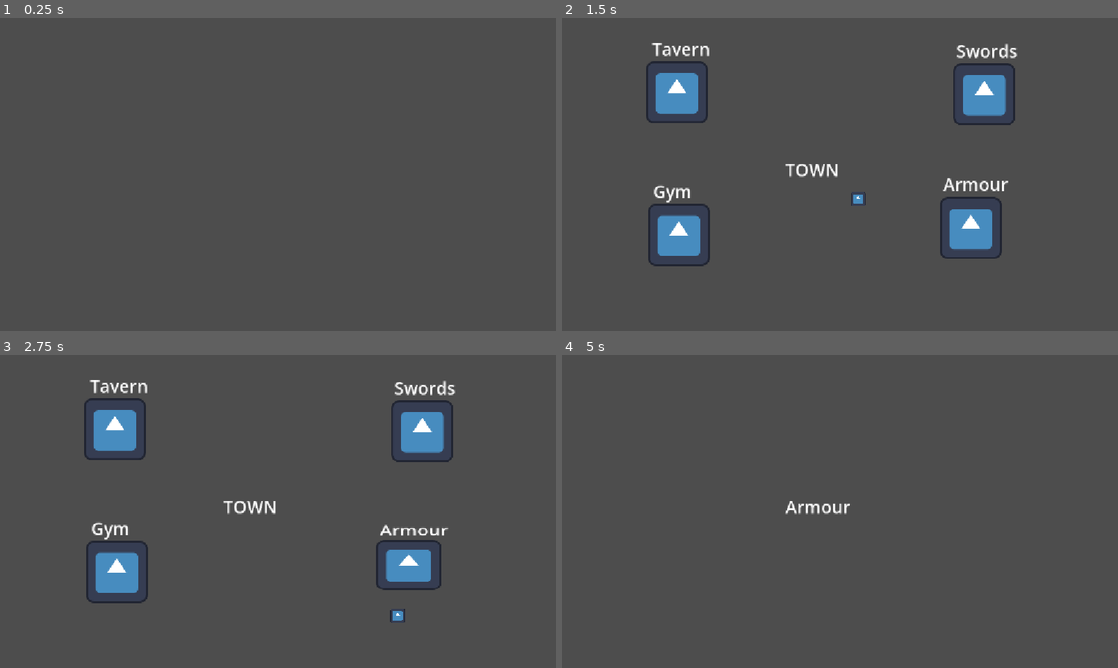
Above: before the commit, frames 1-4 (two rows, left to right).
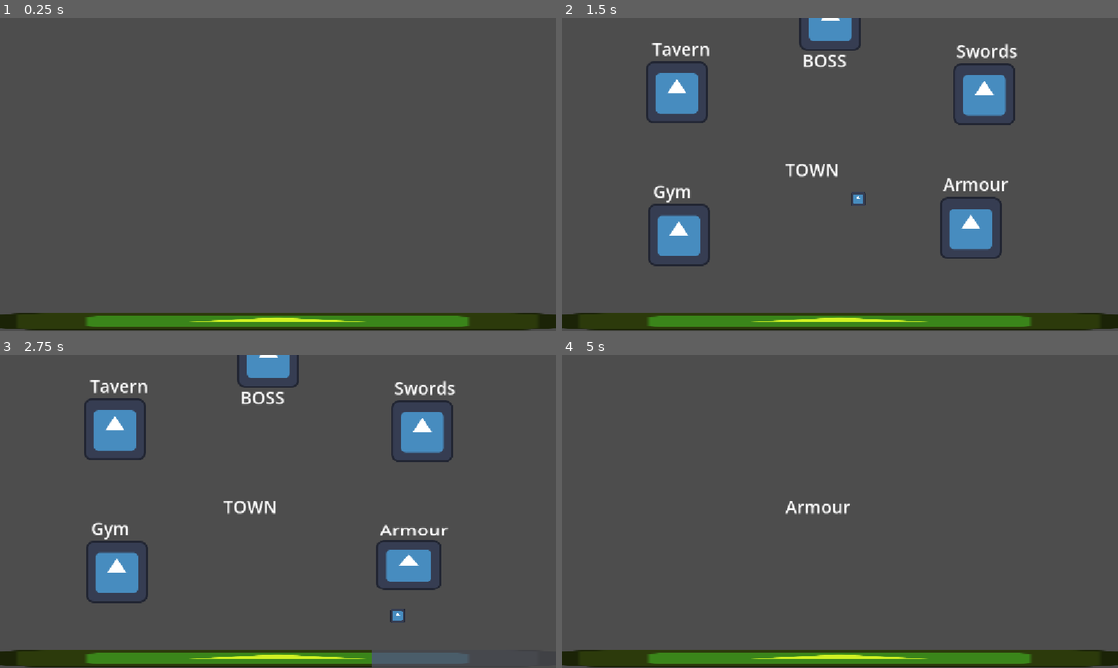
Above: after the commit, the same moments.

Repository: piotrjurga/gmtk26
Game: Godot game, scene res://scenes/main.tscn
Two runs of this game, one before a commit and one after it. Both use one fixed random seed, a clock stepped at 60 frames per second and the inputs below. The engine's default icon, where the game draws it, is replaced by a stand-in: a white triangle on a blue panel in a dark square.
Inputs:
- Up to frame 1 (0.25 s): no input
- Up to frame 2 (1.5 s): tap Enter at 0.5 s; hold D (right) 0.53-1.28 s; hold S (down) from 1.28 s (still down)
- Up to frame 3 (2.75 s): release S (down) at 2.03 s; hold D (right) from 2.03 s (still down)
- Up to frame 4 (5 s): release D (right) at 2.78 s; hold W (up) 2.78-3.53 s; hold A (left) from 3.53 s (still down)

The runs differ from the first frame. In frame 1, 5.5% of the frame differs, in the area x 0-100%, y 94-100%; in frame 2, 6.4%, in the area x 0-100%, y 0-100%; in frame 3, 5.2%; in frame 4, 5.5%.

Commit message:
basic progress bar, move scene end management to scene

Diff:
--- a/managers/ScenesManager.gd
+++ b/managers/ScenesManager.gd
@@ -10,20 +10,21 @@
 var current_scene : Scene
 
 func _ready():
-    Signals.tick.connect(pick_new_scene)
+    Signals.scene_ended.connect(pick_new_scene)
+    Signals.tick.connect(new_game)
 
-func pick_new_scene(current_tick):
-    if current_scene == null:
-        change_scene(town)
-        return
-
-    if current_tick == 1:
-        change_scene(current_scene.next_scene())
-
+func pick_new_scene():
+    change_scene(current_scene.next_scene())
 
 func change_scene(new_scene : PackedScene):
+    Signals.progress_bar_set.emit(100.0)
     if current_scene:
         current_scene.queue_free()
     current_scene = new_scene.instantiate()
 
     get_tree().root.add_child(current_scene)
+
+func new_game(current_tick : int):
+    if current_scene == null:
+        Signals.tick.disconnect(new_game)
+        change_scene(town)
--- a/scenes/boss/boss.gd
+++ b/scenes/boss/boss.gd
@@ -1 +1,16 @@
 extends Scene
+
+var last_tick_count : int = 0
+var max_last_tick_count : int = 2
+
+func tick(current_tick : int):
+    if self != ScenesManager.current_scene:
+        return
+    if current_tick == 1:
+        last_tick_count += 1
+
+    if last_tick_count == max_last_tick_count:
+        Signals.scene_ended.emit()
+    else:
+        progress -= 100.0 / 7
+        Signals.progress_bar_set.emit(progress)
--- a/scenes/main.tscn
+++ b/scenes/main.tscn
@@ -2,8 +2,11 @@
 
 [ext_resource type="Script" uid="uid://c8rjmu4qg65n" path="res://scenes/main.gd" id="1_o5qli"]
 [ext_resource type="PackedScene" uid="uid://d4n4p73nbmwg2" path="res://managers/RythmManager.tscn" id="2_0wfyh"]
+[ext_resource type="PackedScene" uid="uid://3mowualejyn3" path="res://ui/ui.tscn" id="3_sugp2"]
 
 [node name="Main" type="Node2D" unique_id=878863177]
 script = ExtResource("1_o5qli")
 
 [node name="RythmManager" parent="." unique_id=82670960 instance=ExtResource("2_0wfyh")]
+
+[node name="UI" parent="." unique_id=1876686818 instance=ExtResource("3_sugp2")]
--- a/scenes/scene.gd
+++ b/scenes/scene.gd
@@ -1,4 +1,18 @@
 class_name Scene extends Node
+
+var progress : float = 100.0
+
+func _ready():
+    Signals.tick.connect(tick)
+
+func tick(current_tick : int):
+    if self != ScenesManager.current_scene:
+        return
+    if current_tick == 1:
+        Signals.scene_ended.emit()
+    else:
+        progress -= 100.0 / 3
+        Signals.progress_bar_set.emit(progress)
 
 func next_scene() -> PackedScene:
     return ScenesManager.town
--- a/scenes/town/place.gd
+++ b/scenes/town/place.gd
@@ -1,6 +1,6 @@
 class_name TownPlace extends Sprite2D
 
-enum Places {Tavern, Gym, Swords, Armour, Street}
+enum Places {Tavern, Gym, Swords, Armour, Street, Boss}
 
 @export var place : Places
 @export var area : Area2D
--- a/scenes/town/town.gd
+++ b/scenes/town/town.gd
@@ -3,6 +3,7 @@
 var picked_place : TownPlace.Places = TownPlace.Places.Street
 
 func _ready():
+    super._ready()
     Signals.place_picked.connect(place_picked)
 
 func place_picked(place : TownPlace.Places):
@@ -18,6 +19,8 @@
             return ScenesManager.sword
         TownPlace.Places.Armour:
             return ScenesManager.armour
+        TownPlace.Places.Boss:
+            return ScenesManager.boss
         TownPlace.Places.Street:
             return ScenesManager.town
     return ScenesManager.town
--- a/scenes/town/town.tscn
+++ b/scenes/town/town.tscn
@@ -32,7 +32,7 @@
 position = Vector2(524, 315)
 collision_layer = 3
 script = ExtResource("1_n11nm")
-places = [NodePath("../tavern"), NodePath("../gym"), NodePath("../swords"), NodePath("../armour")]
+places = [NodePath("../tavern"), NodePath("../gym"), NodePath("../swords"), NodePath("../armour"), NodePath("../boss")]
 
 [node name="CollisionShape2D" type="CollisionShape2D" parent="CharacterBody2D" unique_id=1853602988]
 shape = SubResource("CircleShape2D_gxi48")
@@ -65,6 +65,33 @@
 [node name="StaticBody2D" type="StaticBody2D" parent="tavern" unique_id=1230259048]
 
 [node name="CollisionShape2D" type="CollisionShape2D" parent="tavern/StaticBody2D" unique_id=1709260584]
+shape = SubResource("RectangleShape2D_1k5f7")
+
+[node name="boss" type="Sprite2D" parent="." unique_id=2089304625 node_paths=PackedStringArray("area")]
+position = Vector2(556, 4)
+texture = ExtResource("2_gxugk")
+script = ExtResource("4_8b7wv")
+place = 5
+area = NodePath("Area2D")
+
+[node name="Label2" type="Label" parent="boss" unique_id=970659078]
+offset_left = -58.0
+offset_top = 59.0
+offset_right = 62.0
+offset_bottom = 109.0
+text = "BOSS"
+label_settings = SubResource("LabelSettings_vaf5k")
+
+[node name="Area2D" type="Area2D" parent="boss" unique_id=1128077246]
+collision_layer = 0
+collision_mask = 2
+
+[node name="CollisionShape2D" type="CollisionShape2D" parent="boss/Area2D" unique_id=1090330688]
+shape = SubResource("RectangleShape2D_gxi48")
+
+[node name="StaticBody2D" type="StaticBody2D" parent="boss" unique_id=869611807]
+
+[node name="CollisionShape2D" type="CollisionShape2D" parent="boss/StaticBody2D" unique_id=840313698]
 shape = SubResource("RectangleShape2D_1k5f7")
 
 [node name="gym" type="Sprite2D" parent="." unique_id=656405833 node_paths=PackedStringArray("area")]
--- a/scripts/signals.gd
+++ b/scripts/signals.gd
@@ -3,6 +3,8 @@
 # clock
 signal tick(current_tick : int)
 signal last_tick()
+signal scene_ended()
+signal progress_bar_set(value : float)
 
 # town
 signal place_picked(place : TownPlace.Places)
--- /dev/null
+++ b/ui/progress_bar.gd
@@ -0,0 +1,11 @@
+extends ProgressBar
+
+
+# Called when the node enters the scene tree for the first time.
+func _ready():
+    pass # Replace with function body.
+
+
+# Called every frame. 'delta' is the elapsed time since the previous frame.
+func _process(delta):
+    pass
--- /dev/null
+++ b/ui/texture_progress_bar.gd
@@ -0,0 +1,9 @@
+extends TextureProgressBar
+
+
+func _ready():
+    Signals.progress_bar_set.connect(progress_bar_set)
+
+
+func progress_bar_set(new_value : float):
+    value = new_value
--- a/ui/ui.tscn
+++ b/ui/ui.tscn
@@ -1,4 +1,7 @@
 [gd_scene format=3 uid="uid://3mowualejyn3"]
+
+[ext_resource type="Texture2D" uid="uid://nruu7s0ldr2d" path="res://icon.svg" id="1_ks8t7"]
+[ext_resource type="Script" uid="uid://deymo0jeo3fgy" path="res://ui/texture_progress_bar.gd" id="2_wl5ax"]
 
 [node name="UI" type="Control" unique_id=1876686818]
 layout_mode = 3
@@ -8,8 +11,16 @@
 grow_horizontal = 2
 grow_vertical = 2
 
-[node name="ProgressBar" type="ProgressBar" parent="." unique_id=803650067]
+[node name="TextureProgressBar" type="TextureProgressBar" parent="." unique_id=1559931399]
 layout_mode = 0
-offset_right = 1153.0
-offset_bottom = 27.0
-show_percentage = false
+offset_left = -1.0
+offset_top = 610.0
+offset_right = 39.0
+offset_bottom = 650.0
+scale = Vector2(9, 0.27999997)
+value = 100.0
+texture_under = ExtResource("1_ks8t7")
+texture_progress = ExtResource("1_ks8t7")
+tint_under = Color(0.9607843, 0.9607843, 0.9607843, 0.2784314)
+tint_progress = Color(0.81389046, 0.95005375, 0.139433, 1)
+script = ExtResource("2_wl5ax")
Not shown, added: ui/progress_bar.gd.uid
Not shown, added: ui/texture_progress_bar.gd.uid
